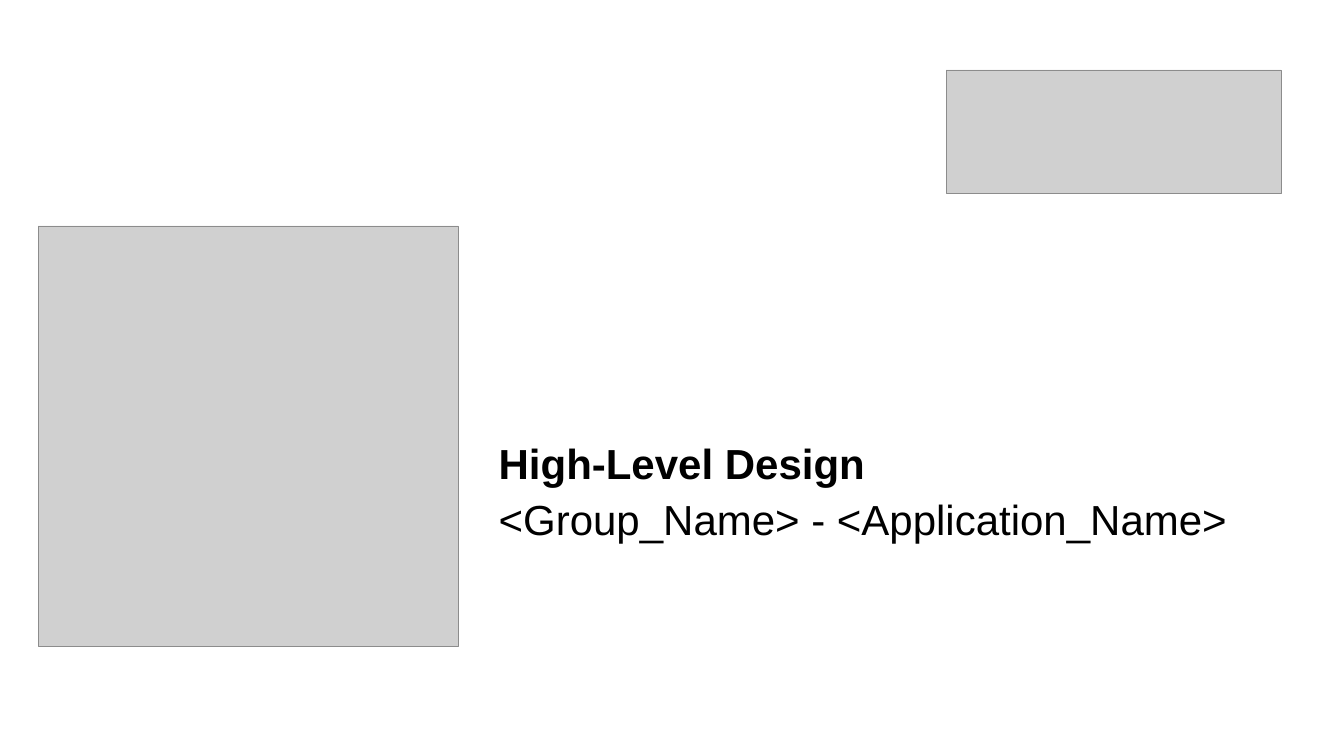
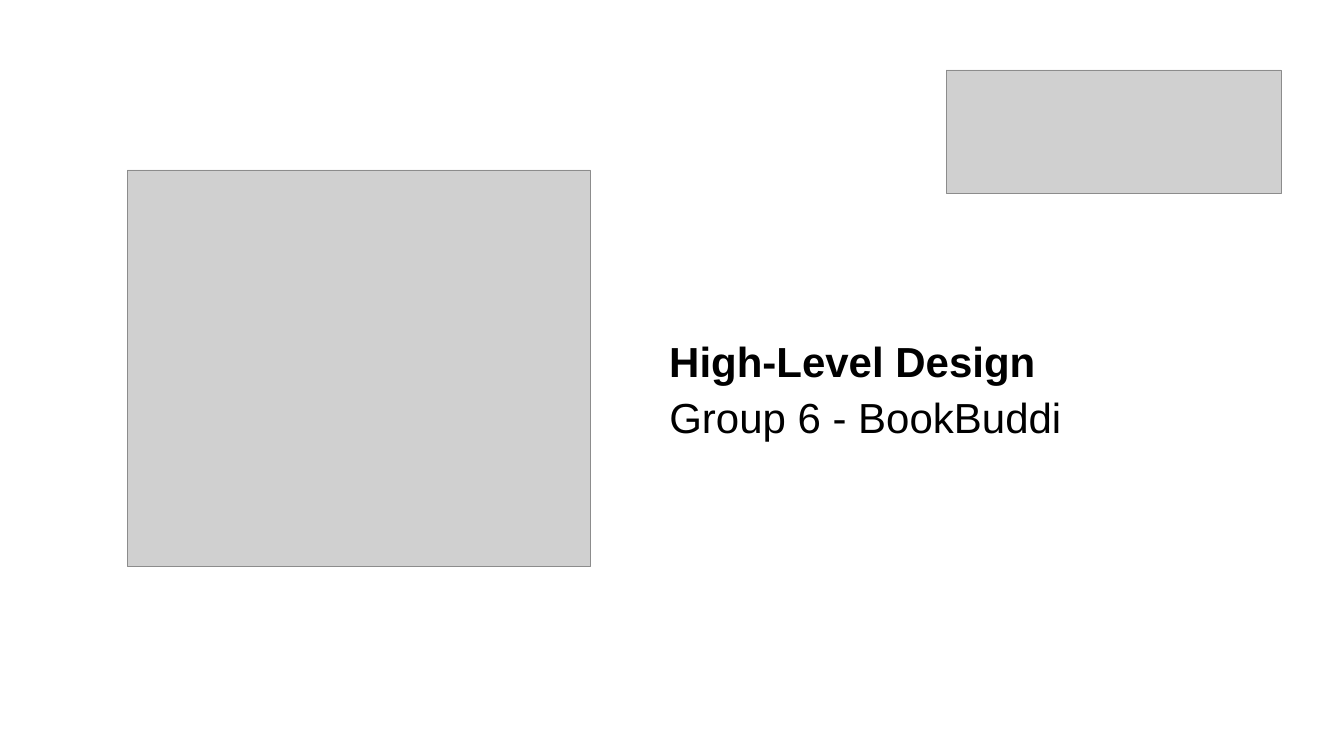
Before and after one commit to Erudi787/book-buddi, a slide deck: slide 1 of Documentation/High Level Design/Alliance Low Code Program_HLD_G6_BookBuddi.pptx. Drawn at 1344x756 pixels with LibreOffice and Linux fonts; fonts in the diff are those of the drawing; grey boxes stand for pictures; background and template pictures are left out. Boxes give left, top, right and bottom in pixels: in the first picture for what was removed or moved away, otherwise in the second. Text is boxed around its words. In the diff, an @@ line names an element or a change of style, - is before the commit and + after.

```diff
--- a/Documentation/High Level Design/Alliance Low Code Program_HLD_G6_BookBuddi.pptx
+++ b/Documentation/High Level Design/Alliance Low Code Program_HLD_G6_BookBuddi.pptx
@@ picture added at <box>127,170,590,566</box> @@
@@ picture removed at <box>38,226,458,646</box> @@
@@ text "High-Level Design": place and size @@
-text "High-Level Design" at <box>499,448,865,488</box>
+text "High-Level Design" at <box>669,346,1035,386</box>
@@ text at <box>669,402,1061,442</box>: text changed @@
-<Group_Name> - <Application_Name>
+Group 6 - BookBuddi
```
Also in this commit, not shown: 3 other slides changed, 96 slides added, 1 slide removed, 4 other files.
